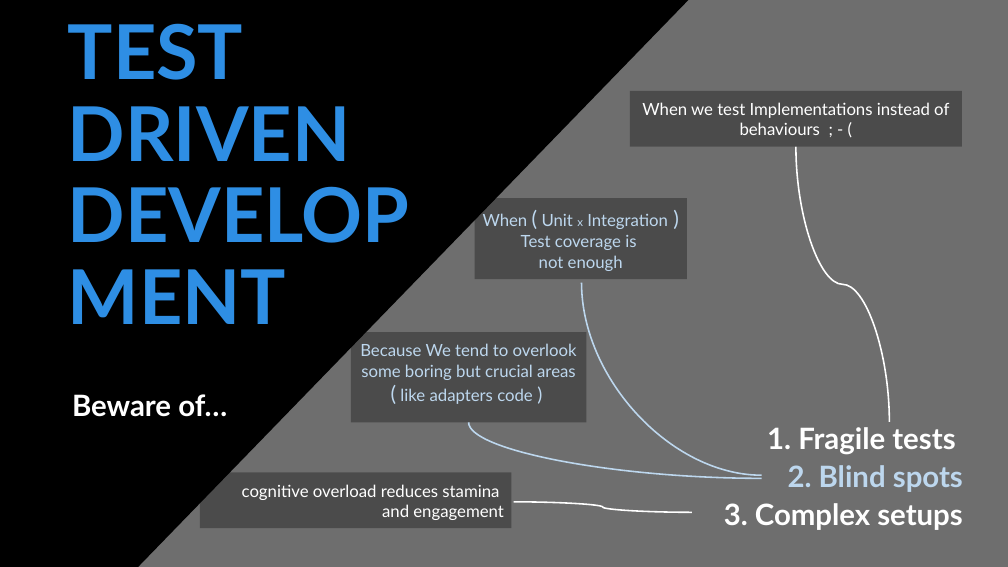
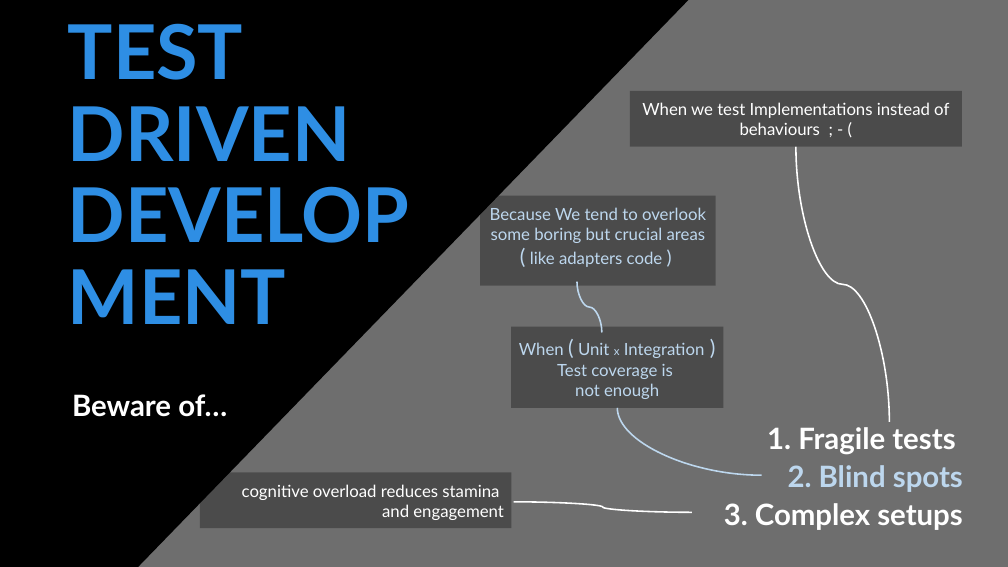
Before and after one commit to tpierrain/talk-outside-in-diamond-tdd, a slide deck: slide 5 of Outside-In-Diamond TDD.pptx. Drawn at 1008x567 pixels with LibreOffice and Linux fonts; fonts in the diff are those of the drawing; background and template pictures are left out. Boxes give left, top, right and bottom in pixels: in the first picture for what was removed or moved away, otherwise in the second. Text is boxed around its words. In the diff, an @@ line names an element or a change of style, - is before the commit and + after.

```diff
--- a/Outside-In-Diamond TDD.pptx
+++ b/Outside-In-Diamond TDD.pptx
@@ rectangle "Because We tend to overlook ..." moved from (x1=351, y1=332, x2=587, y2=422) to (x1=480, y1=196, x2=716, y2=286) @@
@@ curved line added from (577, 282) to (602, 333), #BDD7EE 1.5 pt @@
@@ rectangle "When ( Unit x Integration ..." moved from (x1=475, y1=198, x2=687, y2=279) to (x1=511, y1=327, x2=724, y2=408) @@
@@ curved line moved from (582, 283) - (761, 476) to (617, 408) - (761, 476) @@
@@ curved line removed from (469, 423) to (761, 479) @@
```
Also in this commit, not shown: 2 other slides changed.
